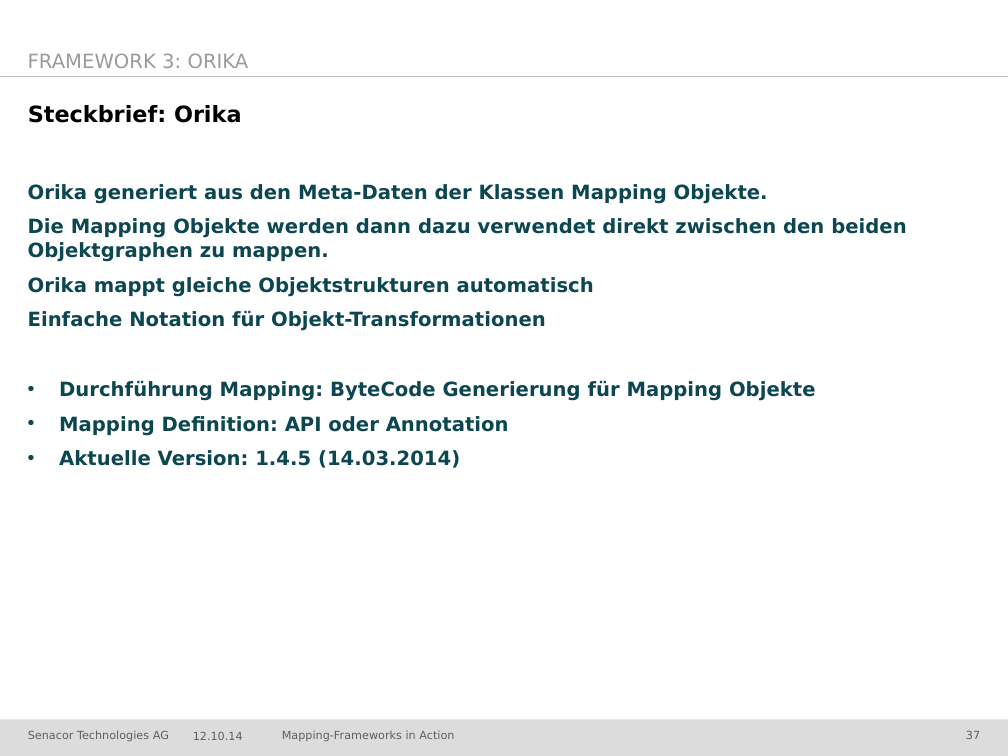
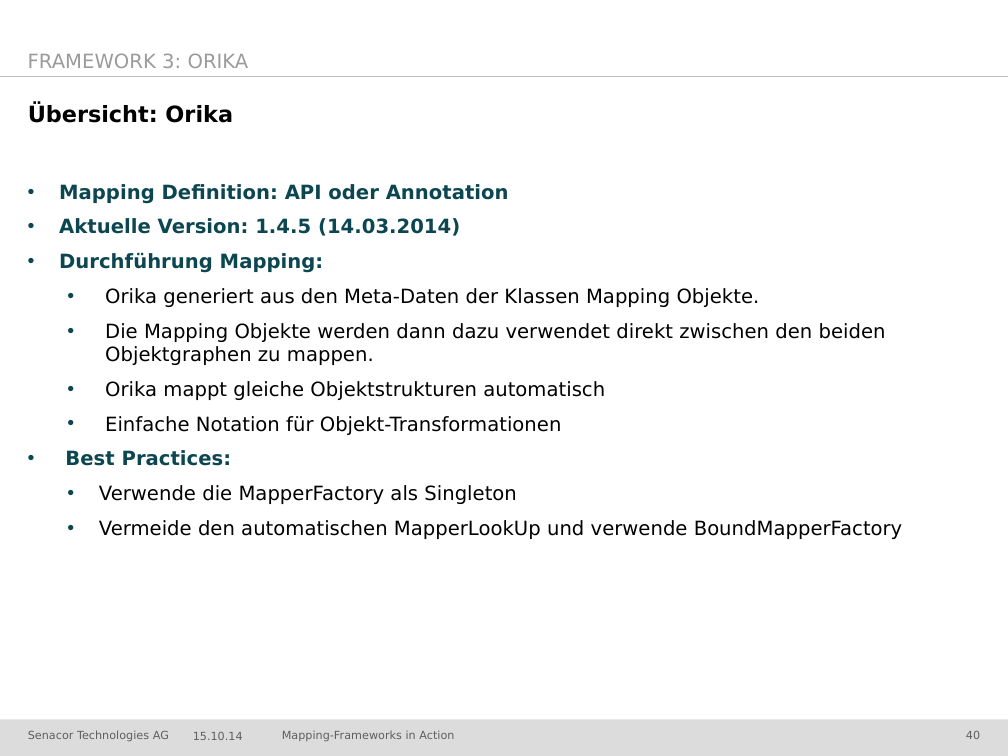
Before and after one commit to jschwalb/Mappings, a slide deck: slide 40 of presentation.pptx (slide 37 before the commit). Drawn at 1008x756 pixels with LibreOffice and Linux fonts; fonts in the diff are those of the drawing; background and template pictures are left out. Boxes give left, top, right and bottom in pixels: in the first picture for what was removed or moved away, otherwise in the second. Text is boxed around its words. In the diff, an @@ line names an element or a change of style, - is before the commit and + after.

```diff
--- a/presentation.pptx
+++ b/presentation.pptx
@@ title at (x1=28, y1=105, x2=233, y2=123): text changed @@
-Steckbrief: Orika
+Übersicht: Orika
@@ text at (x1=59, y1=184, x2=509, y2=273): paragraphs added @@
+• Mapping Definition: API oder Annotation
+• Aktuelle Version: 1.4.5 (14.03.2014)
+• Durchführung Mapping:
@@ text at (x1=105, y1=288, x2=886, y2=435): text colour #0C4650 to #000000, bold off in "Orika generiert aus den Meta-Daten der Klassen ...", "Die Mapping Objekte werden dann dazu verwendet ...", "Orika mappt gleiche Objektstrukturen automatisch", "Einfache Notation für Objekt-Transformationen"; bullet none to •; list level 1 to 3 in "Orika generiert aus den Meta-Daten ..."; list level 1 to 3 in "Die Mapping Objekte werden dann ..."; list level 1 to 3 in "Orika mappt gleiche Objektstrukturen automatisch"; list level 1 to 3 in "Einfache Notation für Objekt-Transformationen" @@
@@ text at (x1=65, y1=450, x2=903, y2=539): text changed; text colour #0C4650 to #000000; bold off @@
-• Durchführung Mapping: ByteCode Generierung für Mapping Objekte
-• Mapping Definition: API oder Annotation
-• Aktuelle Version: 1.4.5 (14.03.2014)
+• Best Practices:
+    • Verwende die MapperFactory als Singleton
+    • Vermeide den automatischen MapperLookUp und verwende BoundMapperFactory
@@ text at (x1=193, y1=732, x2=243, y2=740): text changed @@
-12.10.14
+15.10.14
@@ page number at (x1=966, y1=731, x2=980, y2=739): text changed @@
-37
+40
```
Also in this commit, not shown: 7 other slides changed, 3 slides added, 2 slides removed.
